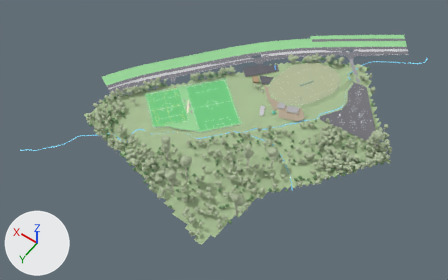
The glTF model KHFR_stage2_winter.glb: old version first, new version second.
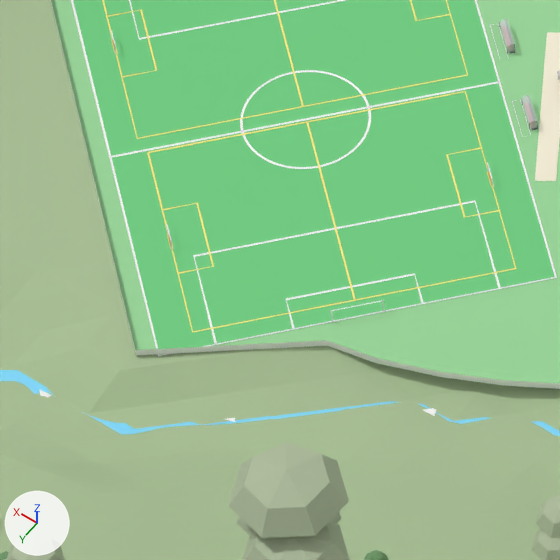
The first picture shows the older version from a camera (50 mm lens) standing at (-353.0, 515.0, 788.0) and looking at (13.0, 4.0, -16.0). The close-ups show the older and then the newer version on the part from 32% to 42% of the width and 35% to 52% of the height of that picture. Only the edits that show in the close-ups are written down. The axes (+X, +Y, +Z) are drawn at lower left. The lights are the same throughout.

The first close-up shows 'Bush planting zones (euc_can)', 'Bushland forest (euc_can)', 'C2 wicket slab', 'Giant eucalypts (canopies)', 'NE arm (rejoined at the playground, no crossings)', 'P4 penalty area.001', 'P4 perimeter', 'Pitch 4', 'QUARTER 7v7 (B) perimeter', 'Reserve terrain', 'fence_N_straight wall', 'field N flatgrass' and 17 more.
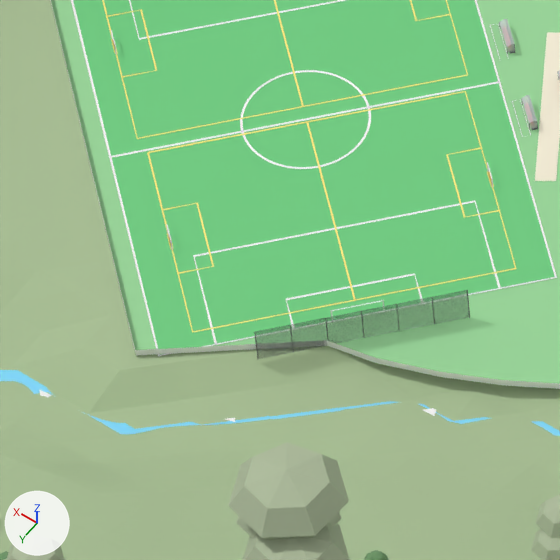
Boxes (x1, y1, x2, y2) around the edits, measured in the close-ups (560 x 560 px):
'P4 ball-stop net 6 m (NW)', added
    after: (255, 290, 469, 359)
'P4 ball-stop posts (NW)', added
    after: (254, 290, 470, 358)

The change, as a list of edits to the scene's bpy script:
```text
Add mat_bnet:
    mat_bnet = principled_material('bnet')
    mat_bnet.base_color = (0.12, 0.13, 0.15)  # dark grey #61656c
    mat_bnet.roughness = 0.85
    mat_bnet.alpha = 0.3
Add me_p4_ball_stop_net_6_m__nw:
    me_p4_ball_stop_net_6_m__nw.from_pydata([(91.3, 39.8, 6.0), (100.9, 51.3, 6.0), (81.7, 28.3, 6.0), (81.6, 28.3, 6.0), (100.9, 51.3, 6.0), (100.9, 51.3, 0.0), (81.7, 28.3, 0.0), (81.6, 28.3, 0.0), (100.9, 51.3, 0.0)], [], [(0, 1, 2), (0, 2, 3), (0, 3, 4), (0, 4, 1), (5, 6, 1), (6, 2, 1), (6, 7, 2), (7, 3, 2), (7, 8, 3), (8, 4, 3), (8, 5, 4), (5, 1, 4)])
    me_p4_ball_stop_net_6_m__nw.materials.append(mat_bnet)  # dark grey #61656c
Add me_p4_ball_stop_posts__nw:
    me_p4_ball_stop_posts__nw.from_pydata(...)  # 91 vertices, 126 faces; spans x 81.6..101.0, y 28.2..51.3, z 0.0..6.0
    me_p4_ball_stop_posts__nw.materials.append(mat_shframe)  # dark grey #4b4b50
Add ob_p4_ball_stop_net_6_m__nw:
    ob_p4_ball_stop_net_6_m__nw = bpy.data.objects.new('P4 ball-stop net 6 m (NW)', me_p4_ball_stop_net_6_m__nw)
    ob_p4_ball_stop_net_6_m__nw.location = (0.0, 0.0, 0.0)
Add ob_p4_ball_stop_posts__nw:
    ob_p4_ball_stop_posts__nw = bpy.data.objects.new('P4 ball-stop posts (NW)', me_p4_ball_stop_posts__nw)
    ob_p4_ball_stop_posts__nw.location = (0.0, 0.0, 0.0)
```
